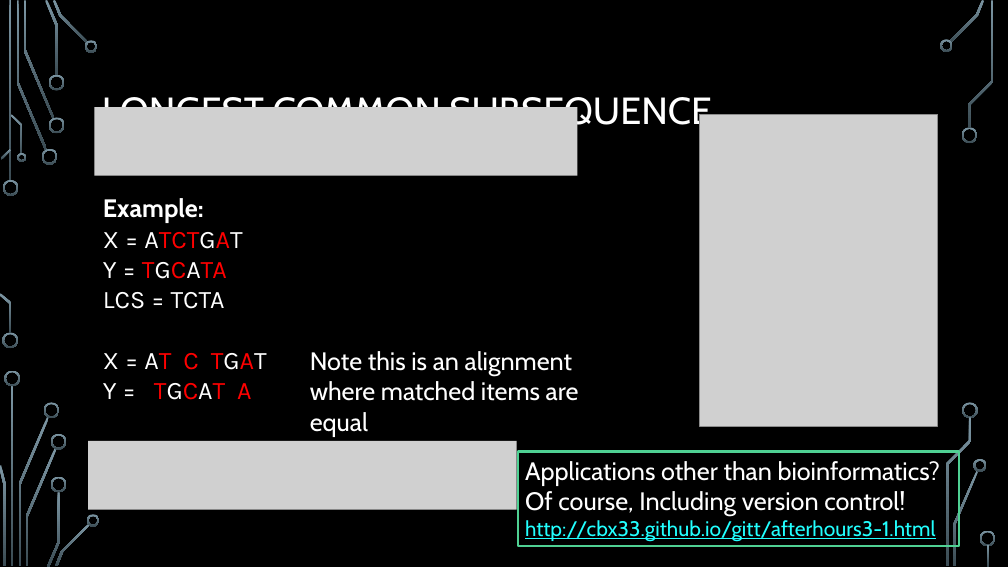
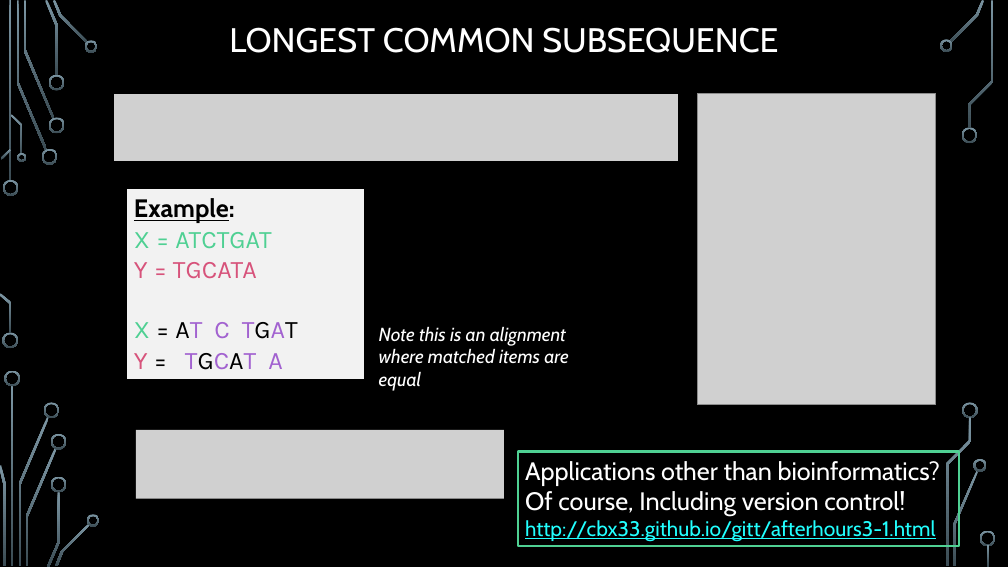
Before and after one commit to markfloryan/dsa2, a slide deck: slide 30 of slides/05-5-Sequences.pptx. Drawn at 1008x567 pixels with LibreOffice and Linux fonts; fonts in the diff are those of the drawing; grey boxes stand for pictures; background and template pictures are left out. Boxes give left, top, right and bottom in pixels: in the first picture for what was removed or moved away, otherwise in the second. Text is boxed around its words. In the diff, an @@ line names an element or a change of style, - is before the commit and + after.

```diff
--- a/slides/05-5-Sequences.pptx
+++ b/slides/05-5-Sequences.pptx
@@ title "LONGEST COMMON SUBSEQUENCE": place and size @@
-title "LONGEST COMMON SUBSEQUENCE" at <box>102,92,713,133</box>
+title "LONGEST COMMON SUBSEQUENCE" at <box>229,27,778,53</box>
@@ title "LONGEST COMMON SUBSEQUENCE" at <box>229,27,778,53</box>: size 36 to 32.4 pt; alignment left to centre @@
@@ picture: place and size @@
-picture at <box>95,107,578,176</box>
+picture at <box>114,93,679,162</box>
@@ picture: place and size @@
-picture at <box>699,114,938,426</box>
+picture at <box>697,93,935,405</box>
@@ rectangle "Example:": place and size @@
-rectangle "Example:" at <box>103,198,267,400</box>
+rectangle "Example:" at <box>126,189,364,380</box>
@@ rectangle "Example:" at <box>126,189,364,380</box>: text colour #FFFFFF to #000000 in "Example:", "= AT TGAT = TGCAT"; underline on in "Example:"; text colour #FFFFFF to #4FD093 in "X = ATCTGAT", "X"; text colour #FF0000 to #4FD093 in "ATCTGAT"; text colour #FFFFFF to #D7537B in "Y = TGCATA", "Y"; text colour #FF0000 to #D7537B in "TGCATA"; text colour #FF0000 to #A262D0 in "AT C TGAT TGCAT A"; fill none to #F2F2F2; outline none to #000000 0.75 pt @@
@@ text in rectangle at <box>103,292,225,309</box>: paragraph removed @@
-LCS = TCTA
@@ text "Note this is an alignment ...": place and size @@
-text "Note this is an alignment ..." at <box>310,351,579,401</box>
+text "Note this is an alignment ..." at <box>379,326,568,364</box>
@@ text "Note this is an alignment ..." at <box>379,326,568,364</box>: size 24 to 18 pt, italic on @@
@@ picture: place and size @@
-picture at <box>88,441,517,510</box>
+picture at <box>136,430,504,499</box>
```
Also in this commit, not shown: 8 other slides changed, 7 slides added, 22 slides removed, 4 other files.
